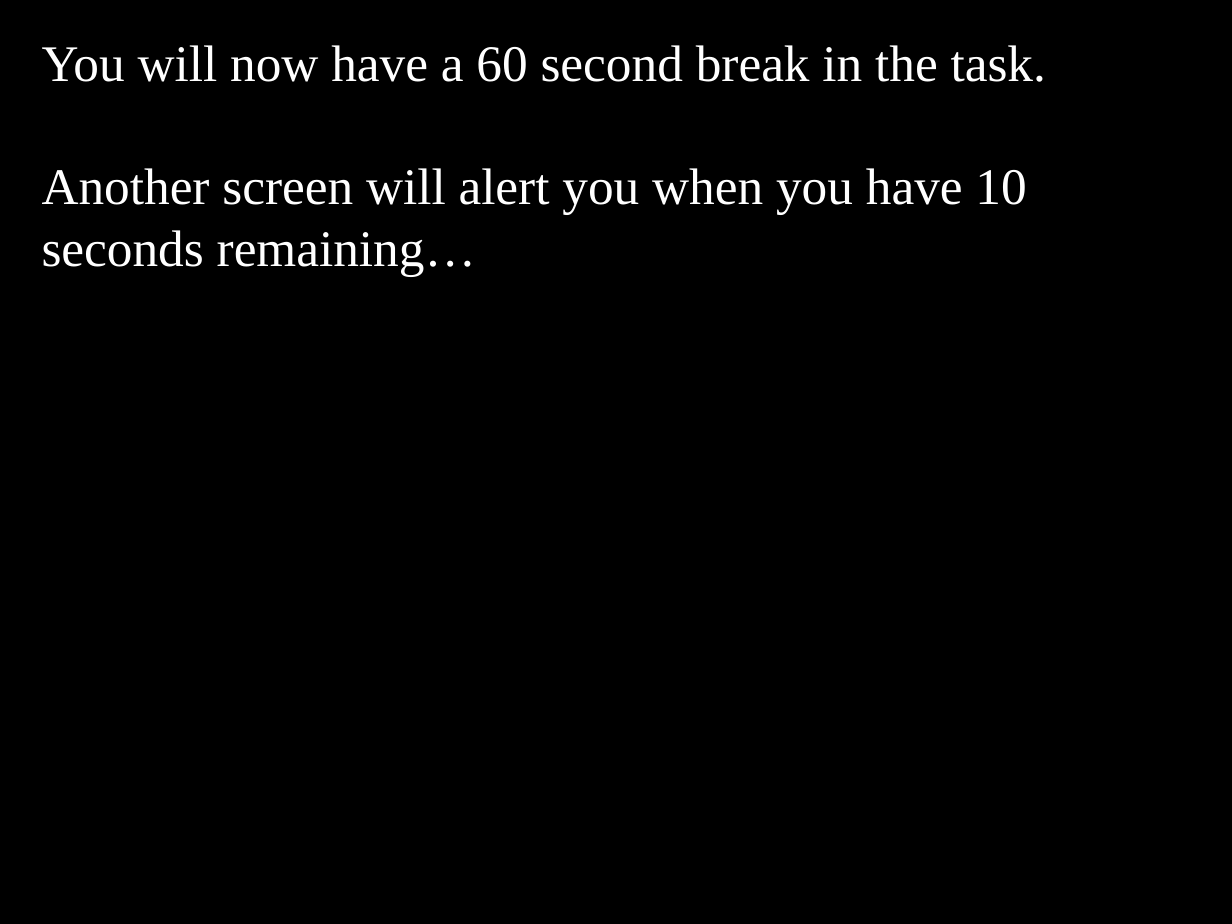
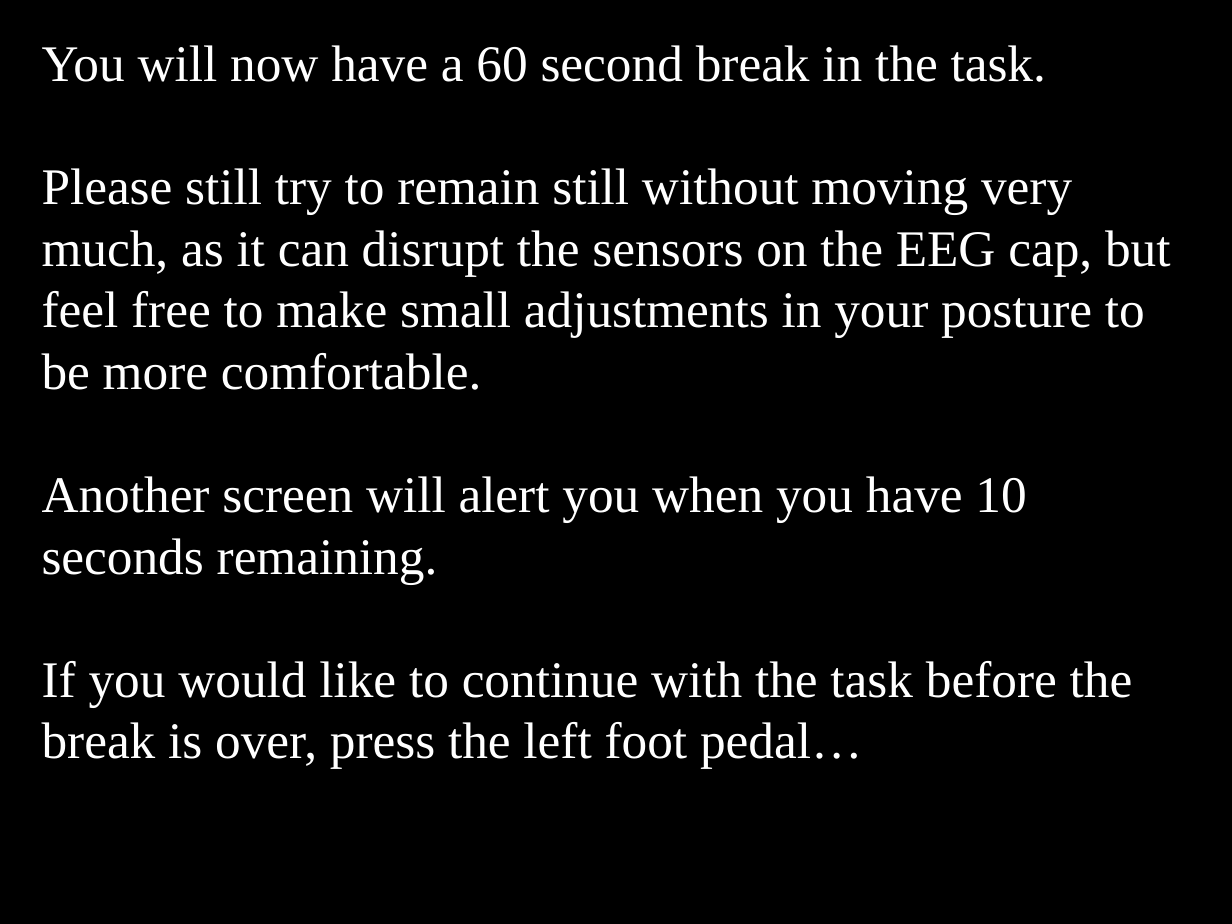
Before and after one commit to EmbodiedResearchLab/Vitality-Tactile-Detection, a slide deck: slide 15 of Stimuli/new/General instructions.pptx (slide 14 before the commit). Drawn at 1232x924 pixels with LibreOffice and Linux fonts; fonts in the diff are those of the drawing. Boxes give left, top, right and bottom in pixels: in the first picture for what was removed or moved away, otherwise in the second. Text is boxed around its words. In the diff, an @@ line names an element or a change of style, - is before the commit and + after.

```diff
--- a/Stimuli/new/General instructions.pptx
+++ b/Stimuli/new/General instructions.pptx
@@ text at [42, 168, 1171, 769]: text changed @@
-Another screen will alert you when you have 10 seconds remaining…
+Please still try to remain still without moving very much, as it can disrupt the sensors on the EEG cap, but feel free to make small adjustments in your posture to be more comfortable.
+Another screen will alert you when you have 10 seconds remaining.
+If you would like to continue with the task before the break is over, press the left foot pedal…
```
Also in this commit, not shown: 13 other slides changed, 4 slides added, 30 other files.
